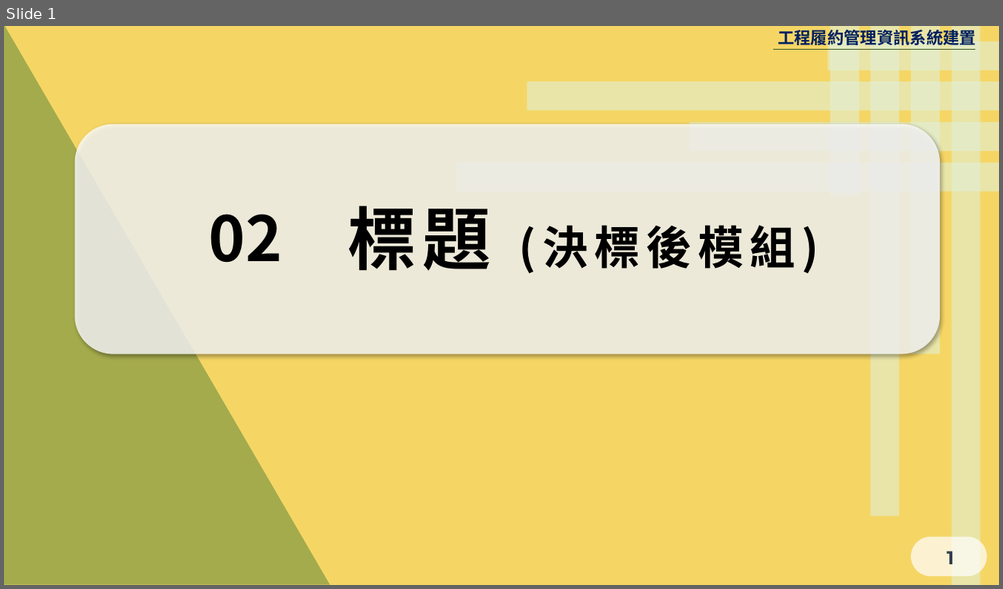
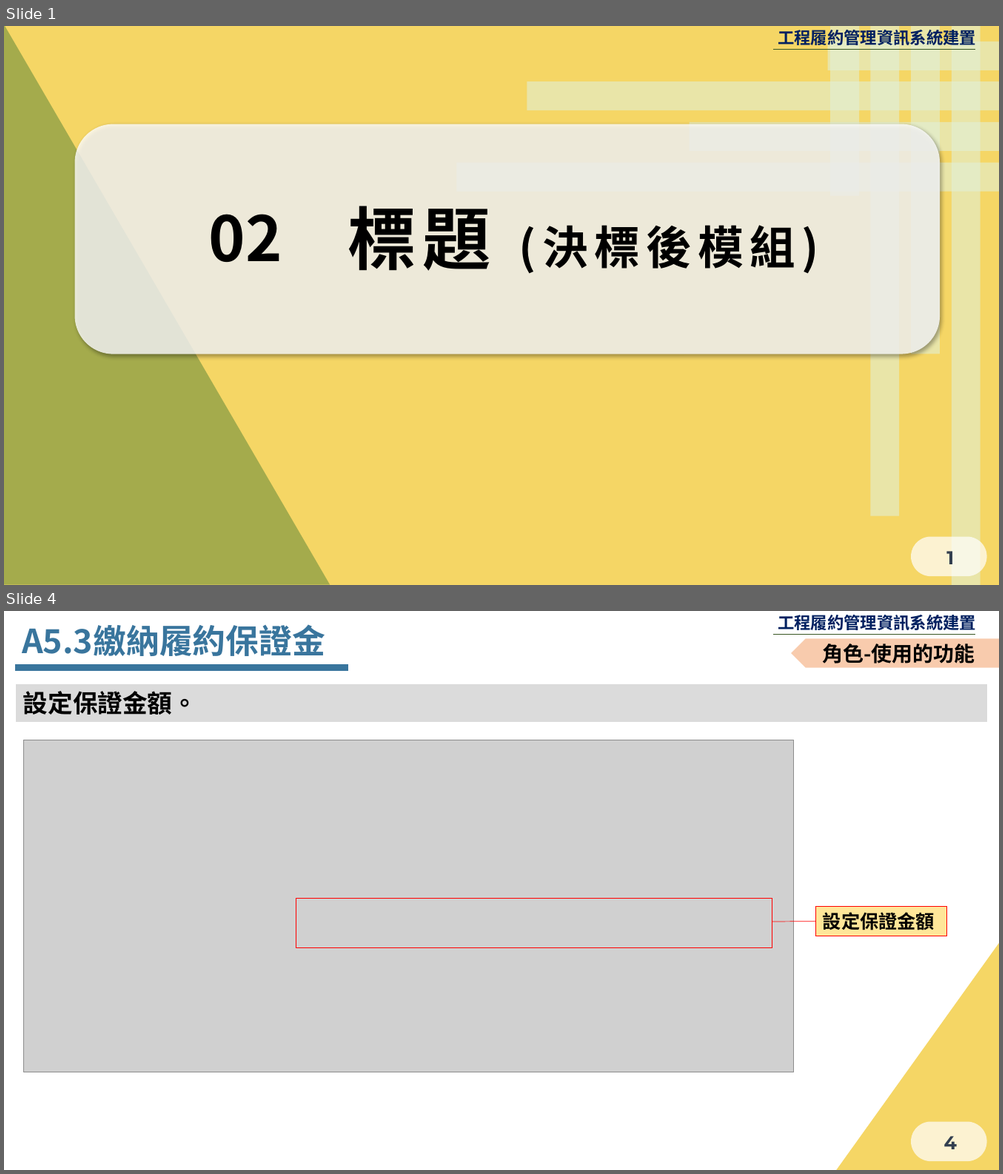
Before and after one commit to Menigo/SunriseDocument, a slide deck: 決標後.pptx. Shown one above the other, each under a label of ours: slide 1 before the commit, slides 1 and 4 after it; the slides between them are not shown. The pictures are 1003x589 and 1003x1174 pixels, drawn with LibreOffice and Linux fonts; fonts in the diff are those of the drawing; grey boxes stand for pictures; background and template pictures are left out. Boxes give left, top, right and bottom in pixels: in the first picture for what was removed or moved away, otherwise in the second. Text is boxed around its words. In the diff, an @@ line names an element or a change of style, - is before the commit and + after.

```diff
--- a/決標後.pptx
+++ b/決標後.pptx
@@ slide 4 added at [4,611,999,1170], background #F5D665; not listed: 4 template elements that a slide beside it also shows @@
@@ freeform shape added at [4,611,791,1170], fill #FFC82D at 60% opacity @@
@@ right triangle added at [4,611,330,1066], fill #F2B300 at 40% opacity @@
@@ snip rect added at [4,611,999,1170], fill #FFFFFF @@
@@ text added at [22,624,325,656], 32 pt, text #39759D, bold @@
+A5.3繳納履約保證金
@@ pentagon arrow added at [791,638,999,668], fill #F8CBAD, 20 pt, text #000000, bold @@
+角色-使用的功能
@@ line added from (15, 668) to (348, 668), #39759D 6 pt @@
@@ rectangle added at [16,684,987,721], fill #DBDBDB, 24 pt, text #000000, bold @@
+設定保證金額。
@@ picture added at [23,740,794,1073] @@
@@ rectangle added at [296,898,772,948], outline #FF0000 1 pt @@
@@ line added from (815, 921) to (772, 922), #FF0000 0.5 pt @@
@@ rectangle added at [815,906,947,937], fill #FFE699, outline #FF0000 0.75 pt, 18 pt, text #000000, bold @@
+設定保證金額
@@ right triangle added at [834,942,999,1170], fill #F5D665 @@
```
Also in this commit, not shown: 3 slides changed, 14 other slides added.
